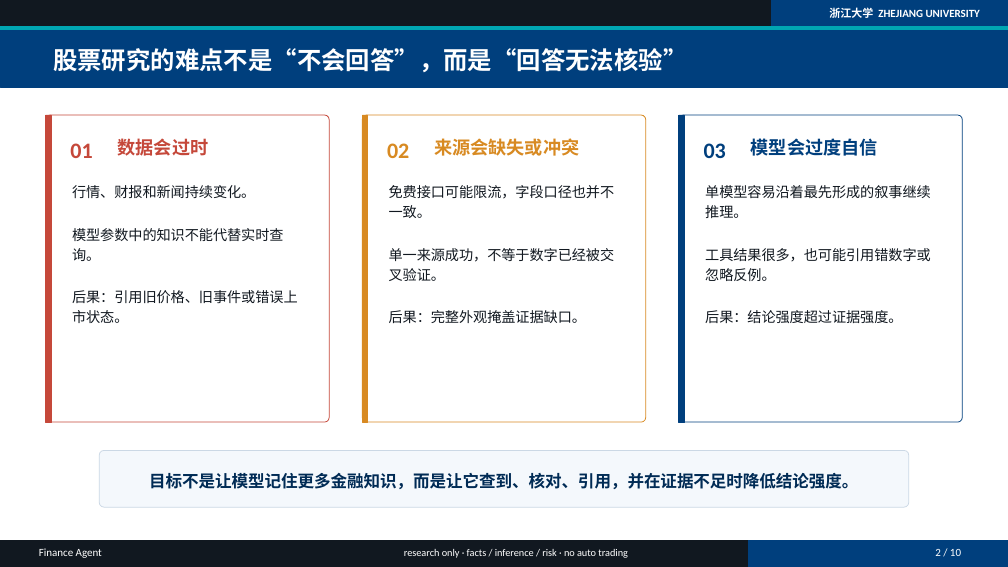
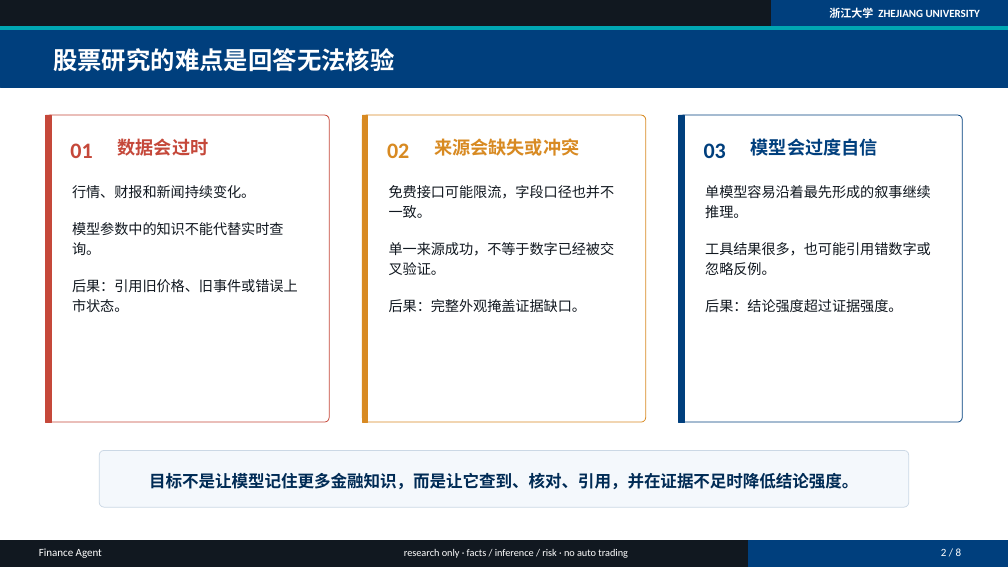
Before and after one commit to nixiakT/finance-agent, a slide deck: slide 2 of finance-agent-presentation-main/Finance-Agent-答辩稿.pptx. Drawn at 1008x567 pixels with LibreOffice and Linux fonts; fonts in the diff are those of the drawing; background and template pictures are left out. Boxes give left, top, right and bottom in pixels: in the first picture for what was removed or moved away, otherwise in the second. Text is boxed around its words. In the diff, an @@ line names an element or a change of style, - is before the commit and + after.

```diff
--- a/finance-agent-presentation-main/Finance-Agent-答辩稿.pptx
+++ b/finance-agent-presentation-main/Finance-Agent-答辩稿.pptx
@@ text at <box>53,48,395,72</box>: text changed @@
-股票研究的难点不是“不会回答”，而是“回答无法核验”
+股票研究的难点是回答无法核验
@@ 3 texts: place and size @@
-3 texts at <box>72,185,931,323</box>
+3 texts at <box>72,185,931,312</box>
@@ text at <box>941,548,962,556</box>: text changed @@
-2 / 10
+2 / 8
```
Also in this commit, not shown: 7 other slides changed, 2 slides removed.
